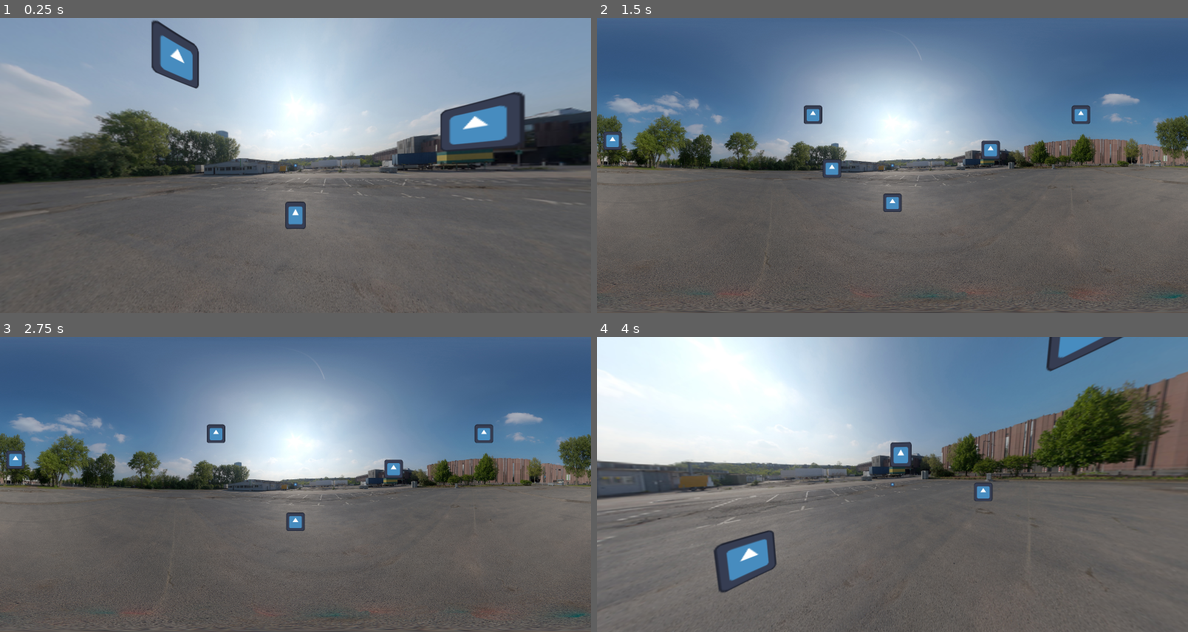
Above: before the commit, frames 1-4 (two rows, left to right).
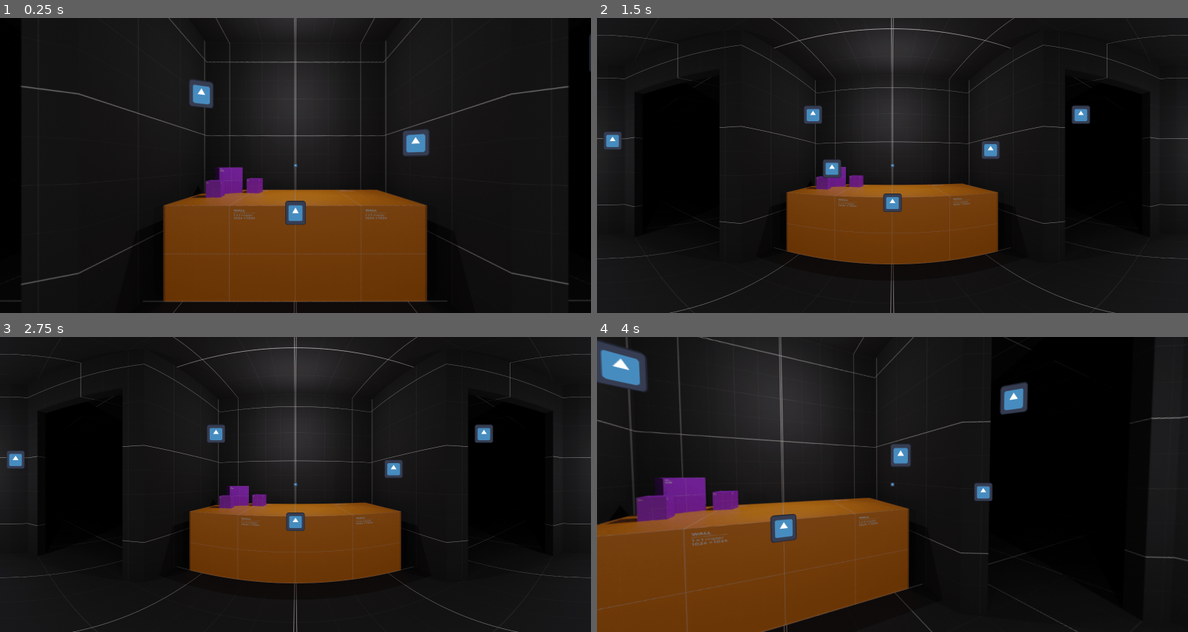
Above: after the commit, the same moments.

Repository: AlexPham0209/fnaf-scrolling-test
Game: Godot game, scene res://src/scenes/scrolling.tscn
Two runs of this game, one before a commit and one after it. Both use one fixed random seed, a clock stepped at 60 frames per second and the inputs below. The project has no main scene, so this scene is started directly. The engine's default icon, where the game draws it, is replaced by a stand-in: a white triangle on a blue panel in a dark square.
Inputs (mouse positions are in pixels of both pictures, inside the frame that each line leads up to):
- Up to frame 1 (0.25 s): no input
- Up to frame 2 (1.5 s): tap Enter at 0.5 s; move the mouse to (922, 165) at 0.52 s; hold V (show_cursor) 0.53-1.28 s; tap Space at 1.25 s; move the mouse to (862, 165) at 1.27 s; tap C (show_perspective) at 1.35 s
- Up to frame 3 (2.75 s): tap Enter at 2 s; move the mouse to (307, 478) at 2.02 s; hold V (show_cursor) from 2.03 s (still down)
- Up to frame 4 (4 s): tap Space at 2.75 s; move the mouse to (886, 490) at 2.77 s; release V (show_cursor) at 2.78 s; tap C (show_perspective) at 2.85 s; tap Enter at 3.5 s; move the mouse to (933, 487) at 3.52 s; hold V (show_cursor) from 3.53 s (still down)

The runs differ from the first frame. In frame 1, 95% of the frame differs, in the area x 0-100%, y 0-100%; in frame 2, 97%; in frame 3, 98%; in frame 4, 98%.

Commit message:
Added pressed signal to interactable node

Diff:
--- a/src/scenes/scrolling.tscn
+++ b/src/scenes/scrolling.tscn
@@ -1,9 +1,8 @@
-[gd_scene load_steps=10 format=3 uid="uid://de2qks2le3mm8"]
+[gd_scene load_steps=9 format=3 uid="uid://de2qks2le3mm8"]
 
 [ext_resource type="Script" uid="uid://djp2vcnv412tv" path="res://src/scripts/scrolling.gd" id="1_hruyx"]
 [ext_resource type="Texture2D" uid="uid://dgv514qf6e1c4" path="res://src/assets/360.jpg" id="2_mwc1p"]
 [ext_resource type="PackedScene" uid="uid://p50ayogiuyqc" path="res://src/scenes/interactable.tscn" id="3_mwc1p"]
-[ext_resource type="Texture2D" uid="uid://d365vch0is32f" path="res://src/assets/Animation-0 Direction-0 Frame-0.png" id="3_p08e1"]
 [ext_resource type="Texture2D" uid="uid://2376lvcxsj7n" path="res://src/assets/office.png" id="4_hruyx"]
 [ext_resource type="Texture2D" uid="uid://d0dm4r8nu311e" path="res://icon.svg" id="6_tincr"]
 [ext_resource type="PackedScene" uid="uid://br1dsgp4o5fby" path="res://src/scenes/cursor.tscn" id="8_hruyx"]
@@ -17,25 +16,18 @@
 [node name="Rooms" type="Node2D" parent="."]
 
 [node name="Room" type="Sprite2D" parent="Rooms"]
-visible = false
 position = Vector2(2048, 1024)
 texture = ExtResource("2_mwc1p")
 
 [node name="ParkingLot" type="Sprite2D" parent="Rooms"]
+visible = false
 position = Vector2(2048, 1024)
 texture = ExtResource("9_hruyx")
 
 [node name="Office" type="Sprite2D" parent="Rooms"]
-visible = false
 position = Vector2(2046.5, 1017)
 scale = Vector2(1.36633, 1.37467)
 texture = ExtResource("4_hruyx")
-
-[node name="Animation-0Direction-0Frame-0" type="Sprite2D" parent="Rooms"]
-visible = false
-position = Vector2(2048, 1018)
-scale = Vector2(1.6, 2.86111)
-texture = ExtResource("3_p08e1")
 
 [node name="Interactables" type="Node2D" parent="."]
 
@@ -55,6 +47,9 @@
 position = Vector2(108, 852)
 
 [node name="Perspective" parent="." instance=ExtResource("8_ls7cf")]
+max_longitude = 180.0
+max_latitude = 90.0
+wrap = false
 
 [node name="Cursor" parent="." node_paths=PackedStringArray("perspective") instance=ExtResource("8_hruyx")]
 position = Vector2(2728, 852)
@@ -64,3 +59,6 @@
 position = Vector2(2048, 1024)
 scale = Vector2(0.2, 0.2)
 texture = ExtResource("6_tincr")
+
+[connection signal="pressed" from="Interactables/Interactable" to="." method="closed_door"]
+[connection signal="pressed" from="Interactables/Interactable4" to="." method="open_curtains"]
--- a/src/scripts/interactable.gd
+++ b/src/scripts/interactable.gd
@@ -1,7 +1,9 @@
 extends Area2D
 
 @onready var sprite: Sprite2D = $Icon
+
 var collided = false
+signal pressed
 
 func _on_area_entered(area: Area2D) -> void:
 	sprite.modulate = Color(0,1,0)
@@ -15,4 +17,4 @@
 	if event is not InputEventMouseButton or not event.is_pressed() or not collided:
 		return
 
-	print("pressed")
+	pressed.emit()
--- a/src/scripts/scrolling.gd
+++ b/src/scripts/scrolling.gd
@@ -1,4 +1,5 @@
 extends Node2D
+
 
 func _init() -> void:
 	Input.mouse_mode = Input.MOUSE_MODE_CAPTURED
@@ -9,3 +10,9 @@
 
 	get_tree().paused = not get_tree().paused
 	Input.mouse_mode = Input.MOUSE_MODE_VISIBLE if get_tree().paused else Input.MOUSE_MODE_CAPTURED
+
+func closed_door() -> void:
+	print("closed door")
+
+func open_curtains() -> void:
+	print("open curtains")
